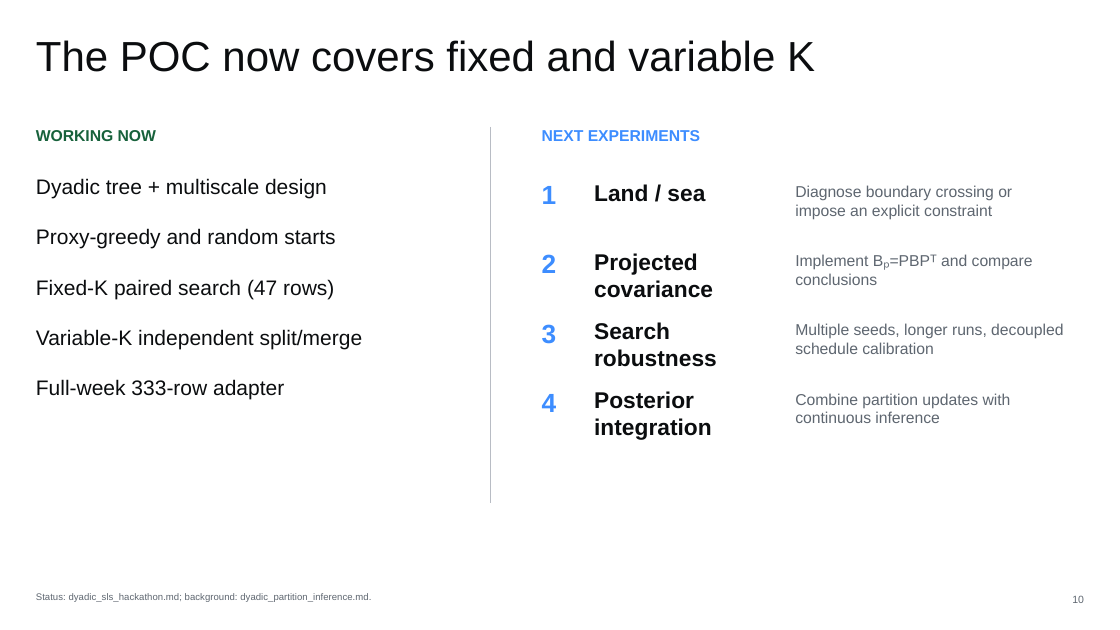
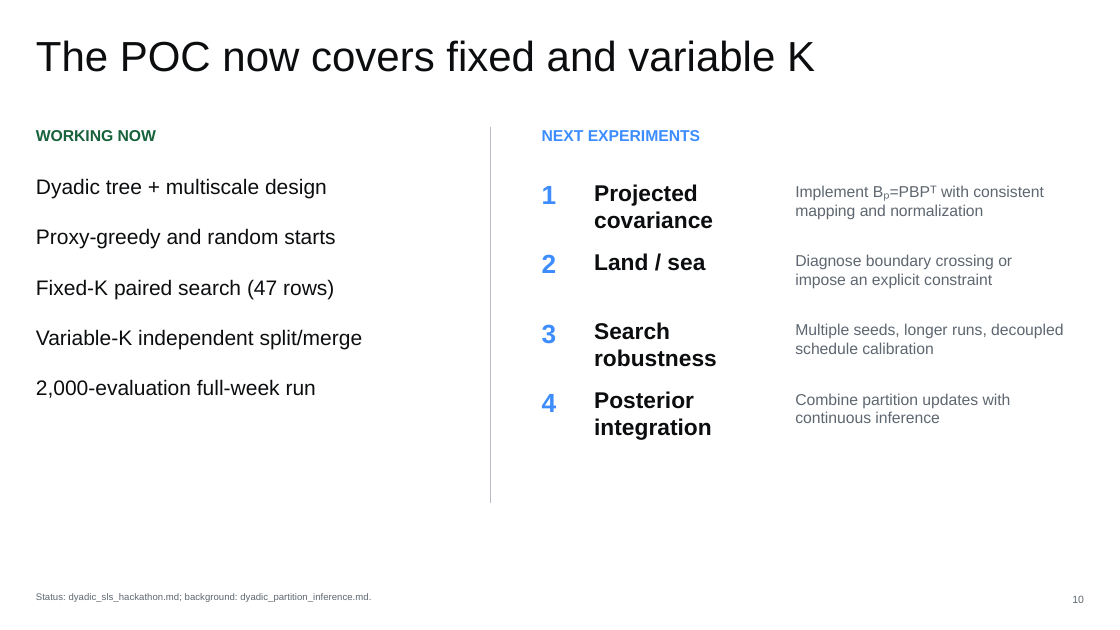
Before and after one commit to openghg/openghg_inversions, a slide deck: slide 10 of outputs/dyadic_sls_poc_progress.pptx. Drawn at 1120x630 pixels with LibreOffice and Linux fonts; fonts in the diff are those of the drawing. Boxes give left, top, right and bottom in pixels: in the first picture for what was removed or moved away, otherwise in the second. Text is boxed around its words. In the diff, an @@ line names an element or a change of style, - is before the commit and + after.

Commit message:
Improve variable-K SLS diagnostics

```diff
--- a/outputs/dyadic_sls_poc_progress.pptx
+++ b/outputs/dyadic_sls_poc_progress.pptx
@@ text at bbox=[36, 178, 363, 398]: text changed @@
-Dyadic tree + multiscale design
-Proxy-greedy and random starts
-Fixed-K paired search (47 rows)
-Variable-K independent split/merge
-Full-week 333-row adapter
+Dyadic tree + multiscale design
+Proxy-greedy and random starts
+Fixed-K paired search (47 rows)
+Variable-K independent split/merge
+2,000-evaluation full-week run
@@ text "Projected covariance": place and size @@
-text "Projected covariance" at bbox=[594, 253, 713, 298]
+text "Projected covariance" at bbox=[594, 184, 713, 229]
@@ text at bbox=[795, 185, 1044, 220]: text changed @@
-Implement Bₚ=PBPᵀ and compare conclusions
+Implement Bₚ=PBPᵀ with consistent mapping and normalization
@@ text "Land / sea": place and size @@
-text "Land / sea" at bbox=[594, 184, 705, 202]
+text "Land / sea" at bbox=[594, 253, 705, 271]
@@ text "Diagnose boundary crossing or impose ...": place and size @@
-text "Diagnose boundary crossing or impose ..." at bbox=[795, 185, 1012, 220]
+text "Diagnose boundary crossing or impose ..." at bbox=[795, 254, 1012, 289]
```
Also in this commit, not shown: 3 other slides changed, 17 other files.
